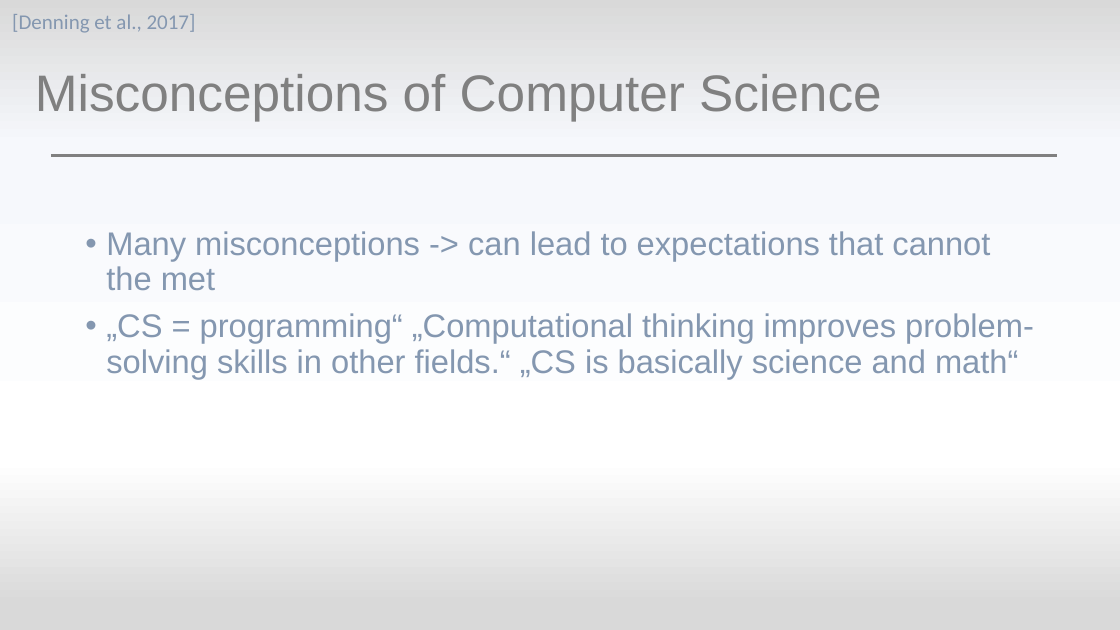
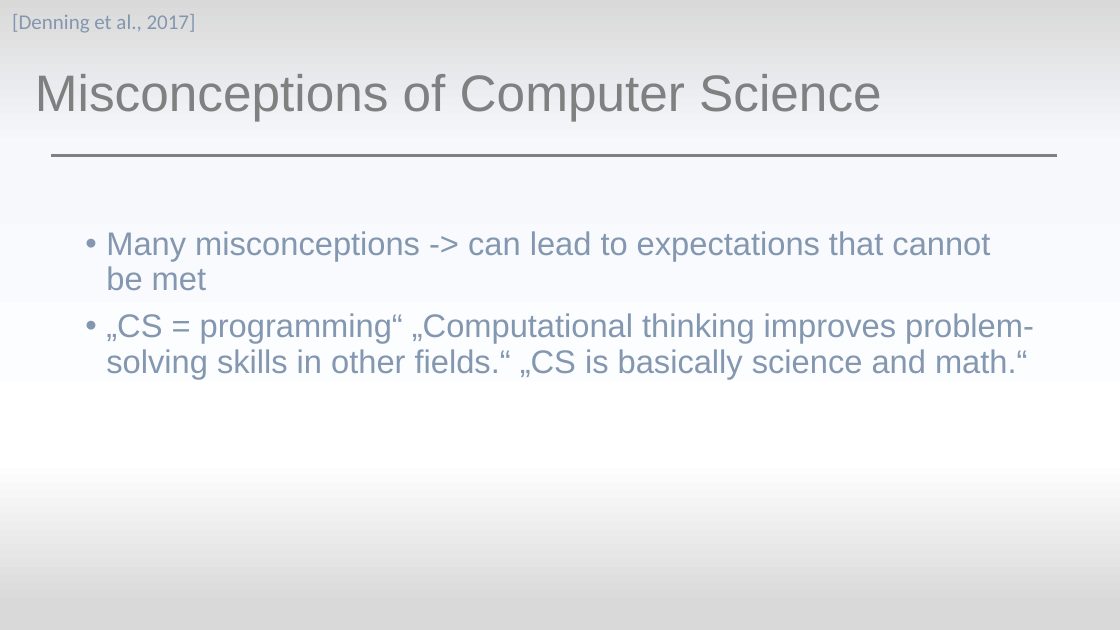
Before and after one commit to mieztatz/spwal, a slide deck: slide 5 of Assignment4.pptx (slide 4 before the commit). Drawn at 1120x630 pixels with LibreOffice and Linux fonts; fonts in the diff are those of the drawing. Boxes give left, top, right and bottom in pixels: in the first picture for what was removed or moved away, otherwise in the second. Text is boxed around its words. In the diff, an @@ line names an element or a change of style, - is before the commit and + after.

Commit message:
changed presentation

```diff
--- a/Assignment4.pptx
+++ b/Assignment4.pptx
@@ text at [106, 231, 1034, 379]: text changed @@
-• Many misconceptions -> can lead to expectations that cannot the met
-• „CS = programming“ „Computational thinking improves problem-solving skills in other fields.“ „CS is basically science and math“
+• Many misconceptions -> can lead to expectations that cannot be met
+• „CS = programming“ „Computational thinking improves problem-solving skills in other fields.“ „CS is basically science and math.“
```
Also in this commit, not shown: 6 other slides changed, 1 slide added.
